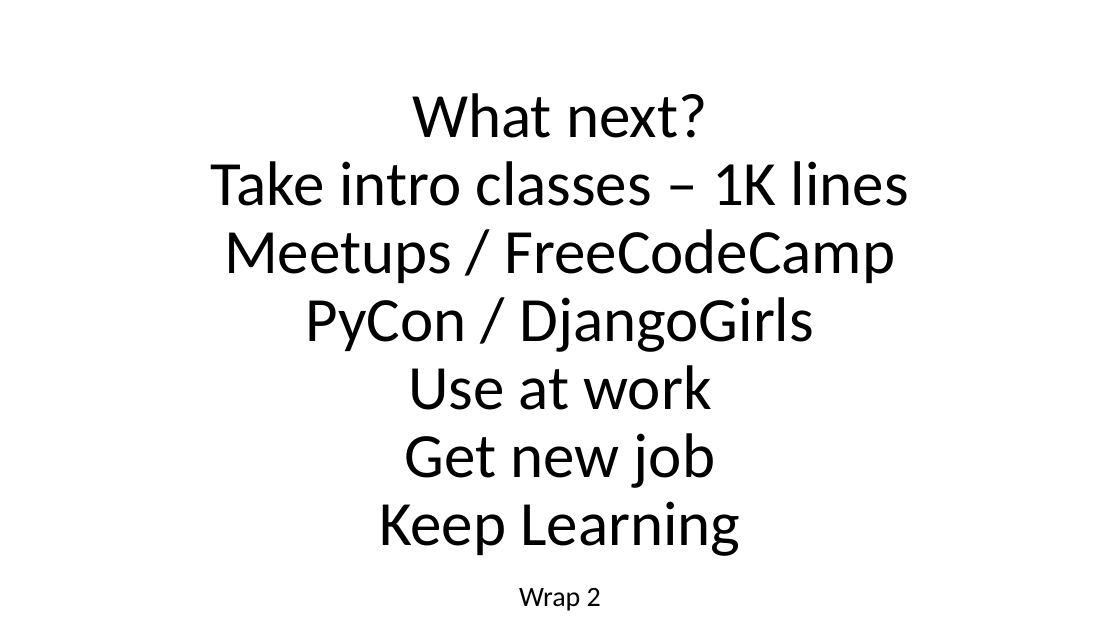
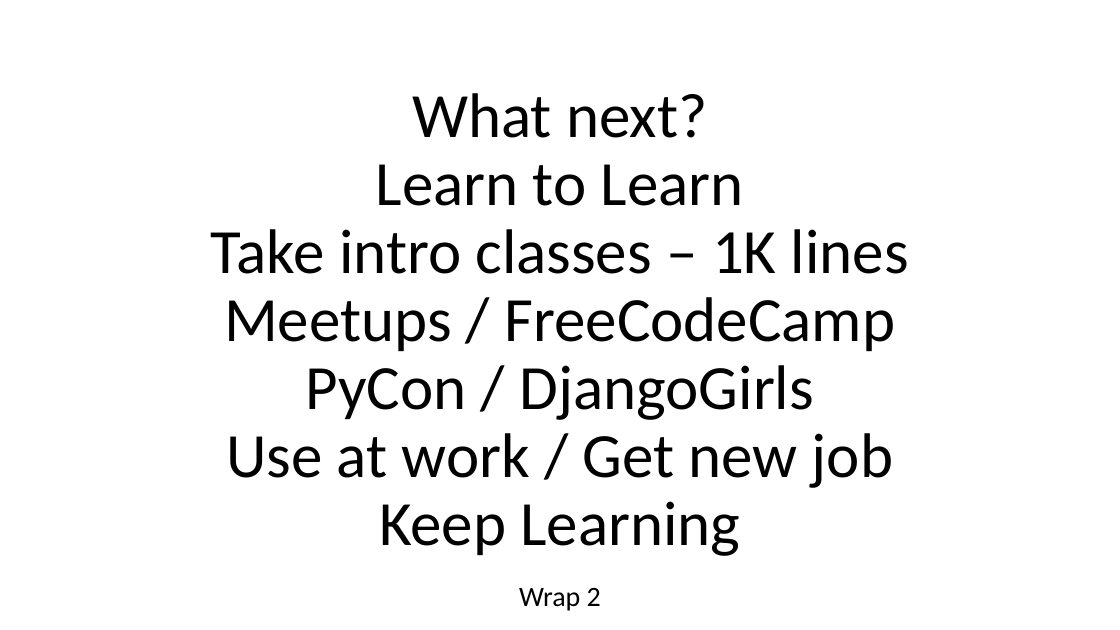
Before and after one commit to csev/py4e, a slide deck: slide 7 of lectures3/intro-wrapup.pptx. Drawn at 1120x630 pixels with LibreOffice and Linux fonts; fonts in the diff are those of the drawing. Boxes give left, top, right and bottom in pixels: in the first picture for what was removed or moved away, otherwise in the second. Text is boxed around its words. In the diff, an @@ line names an element or a change of style, - is before the commit and + after.

Commit message:
Updates

```diff
--- a/lectures3/intro-wrapup.pptx
+++ b/lectures3/intro-wrapup.pptx
@@ title at (x1=211, y1=93, x2=909, y2=556): text changed @@
-What next?
-Take intro classes – 1K lines
-Meetups / FreeCodeCamp
-PyCon / DjangoGirls
-Use at work
-Get new job
-Keep Learning
+What next?
+Learn to Learn
+Take intro classes – 1K lines
+Meetups / FreeCodeCamp
+PyCon / DjangoGirls
+Use at work / Get new job
+Keep Learning
```
